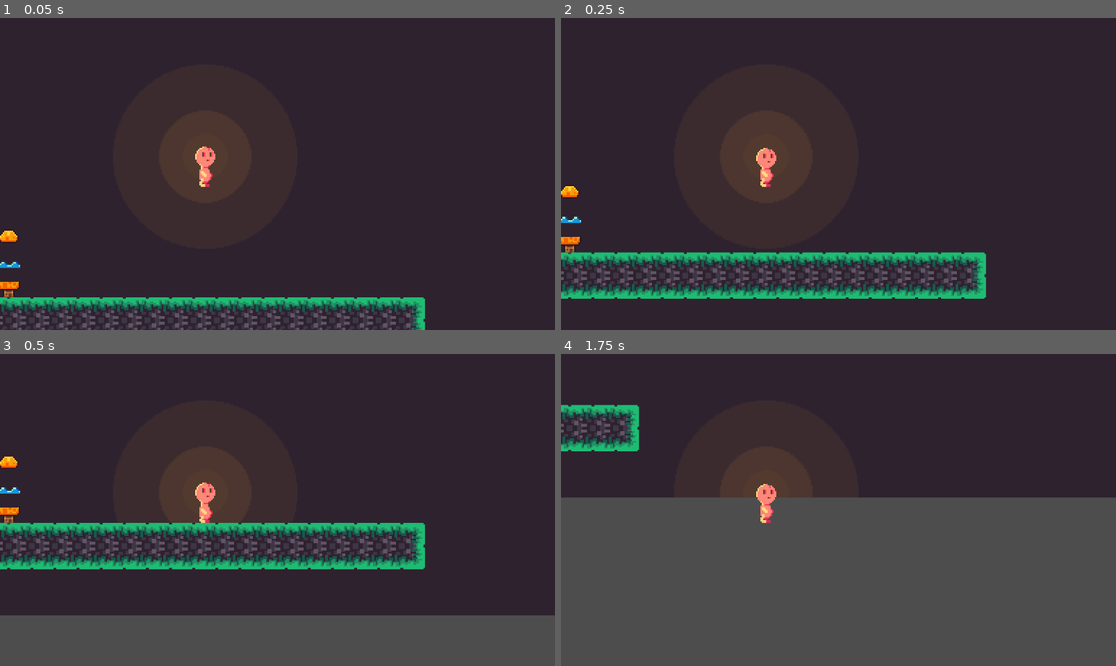
Above: before the commit, frames 1-4 (two rows, left to right).
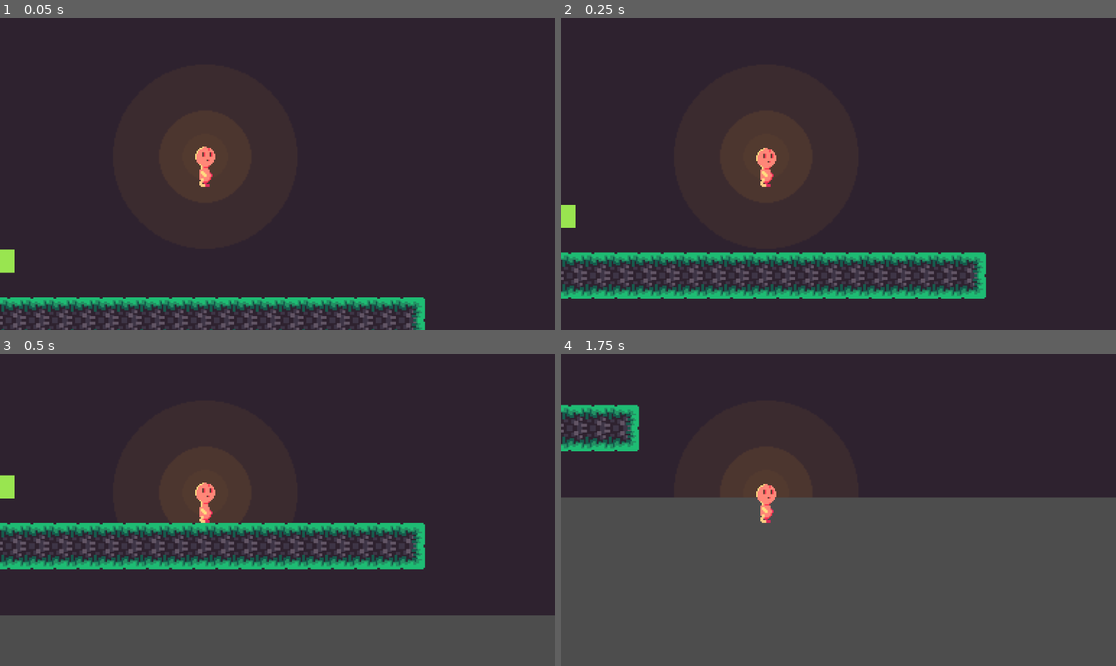
Above: after the commit, the same moments.

Repository: LucasKantola/Pirots-2-game-jam
Game: Godot game, scene res://Assets/Scenes/Main.tscn
The game is run twice, just before and just after one commit, with the same random seed, the same clock (stepped at 60 frames per second) and the same inputs.
Inputs:
- Up to frame 1 (0.05 s): no input
- Up to frame 2 (0.25 s): no input
- Up to frame 3 (0.5 s): no input
- Up to frame 4 (1.75 s): hold D (right) from 0.53 s (still down); tap W (up) at 0.6, 0.77, 1.07, 1.52, 1.55 s; tap Space (shoot) at 1.35 s

The runs differ from the first frame. In frame 1, 0.4% of the frame differs, in the area x 0-4%, y 68-90%; in frame 2, 0.4%; in frame 3, 0.4%, in the area x 0-4%, y 32-55%; in frame 4, nothing differs.

Commit message:
Linjer som inte ville ansluta

Diff:
--- /dev/null
+++ b/Assets/Scenes/Branch.tscn
@@ -0,0 +1,21 @@
+[gd_scene load_steps=4 format=3 uid="uid://bhcusxlsgqawr"]
+
+[ext_resource type="Texture2D" uid="uid://bnd0v3lthfwkm" path="res://Assets/Sprites/Sprite-0006.png" id="1_nv28i"]
+
+[sub_resource type="RectangleShape2D" id="RectangleShape2D_ests8"]
+size = Vector2(34, 2)
+
+[sub_resource type="AtlasTexture" id="AtlasTexture_e1ga5"]
+atlas = ExtResource("1_nv28i")
+region = Rect2(0, 16, 16, 16)
+
+[node name="Branch" type="StaticBody2D"]
+
+[node name="CollisionShape2D" type="CollisionShape2D" parent="."]
+shape = SubResource("RectangleShape2D_ests8")
+one_way_collision = true
+
+[node name="Sprite2D" type="Sprite2D" parent="."]
+texture_filter = 1
+scale = Vector2(2, 1)
+texture = SubResource("AtlasTexture_e1ga5")
--- a/Assets/Scenes/Main.tscn
+++ b/Assets/Scenes/Main.tscn
@@ -1196,13 +1196,20 @@
 EnemyType = 1
 
 [node name="Plant" parent="." instance=ExtResource("6_i4rig")]
-position = Vector2(173, 87)
+position = Vector2(171, 87)
 
 [node name="Plant2" parent="." instance=ExtResource("6_i4rig")]
-position = Vector2(256, 536)
+position = Vector2(252, 535)
+platforms = [{
+"position": Vector2(50, 90),
+"rendered": false
+}, {
+"position": Vector2(-40, 50),
+"rendered": false
+}]
 
 [node name="Plant3" parent="." instance=ExtResource("6_i4rig")]
 position = Vector2(1, 536)
 
 [node name="Room1" parent="." instance=ExtResource("8_8fdbn")]
-position = Vector2(1194, 215)
+position = Vector2(1211, 156)
--- a/Assets/Scenes/plant.tscn
+++ b/Assets/Scenes/plant.tscn
@@ -1,34 +1,31 @@
 [gd_scene load_steps=7 format=3 uid="uid://dngnfi8yrwdev"]
 
 [ext_resource type="Script" path="res://Assets/Scripts/plant.gd" id="1_la7jf"]
-[ext_resource type="Texture2D" uid="uid://fq6s30jbt68e" path="res://Assets/Sprites/brackeys_platformer_assets/sprites/world_tileset.png" id="2_2yoat"]
 [ext_resource type="Shader" path="res://Assets/Shaders/Plant.gdshader" id="2_8oa7u"]
+[ext_resource type="PackedScene" uid="uid://bhcusxlsgqawr" path="res://Assets/Scenes/Branch.tscn" id="2_hvq7t"]
+[ext_resource type="Texture2D" uid="uid://dj1vxfbqpinmx" path="res://Assets/Sprites/images.png" id="4_28y33"]
 
 [sub_resource type="RectangleShape2D" id="RectangleShape2D_tnyb6"]
-size = Vector2(20, 11)
+size = Vector2(20, 8)
 
 [sub_resource type="ShaderMaterial" id="ShaderMaterial_vf3n7"]
 shader = ExtResource("2_8oa7u")
 
-[sub_resource type="AtlasTexture" id="AtlasTexture_77pw8"]
-atlas = ExtResource("2_2yoat")
-region = Rect2(80, 48, 16, 48)
-
 [node name="Plant" type="Node2D"]
 script = ExtResource("1_la7jf")
+branchScene = ExtResource("2_hvq7t")
 
 [node name="Area2D" type="Area2D" parent="."]
 collision_layer = 2147483648
 collision_mask = 2147483648
 
 [node name="CollisionShape2D" type="CollisionShape2D" parent="Area2D"]
-position = Vector2(0, 18.5)
+position = Vector2(0, 4)
 shape = SubResource("RectangleShape2D_tnyb6")
 
 [node name="Sprite2D" type="Sprite2D" parent="."]
 texture_filter = 1
 material = SubResource("ShaderMaterial_vf3n7")
-scale = Vector2(1.00069, 1.07271)
-texture = SubResource("AtlasTexture_77pw8")
+texture = ExtResource("4_28y33")
 
 [connection signal="body_entered" from="Area2D" to="." method="bodyEntered"]
--- a/Assets/Scripts/plant.gd
+++ b/Assets/Scripts/plant.gd
@@ -4,24 +4,22 @@
 @onready var collider = $Area2D/CollisionShape2D
 @export var maxHeight = 100
 @export var growthRate = 1.1
+@export var defaultOffset := 10.0
 
 var currentHeight
+
+@export var branchScene: PackedScene = load("res://Assets/Scenes/Branch.tscn")
 
 @export var platforms: Array = [
     {
         "position": Vector2(10, 20),
-        "size": Vector2(20, 10),
-        "texture": "res://Assets/Sprites/Sprite-0006.png",
         "rendered": false
     },
     {
         "position": Vector2(-10, 40),
-        "size": Vector2(20, 10),
-        "texture": "res://Assets/Sprites/Sprite-0006.png",
         "rendered": false
     }
 ]
-
 
 func _ready():
     currentHeight = sprite.get_rect().size.y
@@ -29,16 +27,33 @@
 func bodyEntered(body: Node2D) -> void:
     if body.is_in_group("Drop"):
         if currentHeight < maxHeight:
+            var lastHeight = currentHeight
             currentHeight *= growthRate
             sprite.scale.y *= growthRate
-            sprite.position.y -= currentHeight * (growthRate - 1)
+            sprite.position.y -= (currentHeight - lastHeight) / 2
 
         for platform in platforms:
             if currentHeight >= platform["position"].y:
                 if not platform["rendered"]:
                     platform["rendered"] = true
-                    var platformSprite = Sprite2D.new()
-                    platformSprite.texture = load(platform["texture"])
-                    platformSprite.position = platform["position"]
-                    platformSprite.scale = platform["size"]
-                    add_child(platformSprite)
+                    var platformScene = branchScene.instantiate()
+                    platformScene.position = Vector2(platform["position"].x, platform["position"].y * -1)
+                    add_child(platformScene)
+    queue_redraw()
+
+func _draw():
+    for platform in platforms:
+        if currentHeight >= platform["position"].y - defaultOffset:
+            var bottomPos = Vector2(0, -platform["position"].y + defaultOffset)
+            print("bottomPos: ", bottomPos)
+            var topPos = platform["position"]
+
+            # Calculate the direction vector and the maximum distance the line can grow
+            var direction = bottomPos.direction_to(platform["position"])
+            var maxDistance = min(currentHeight, bottomPos.distance_to(platform["position"]))
+
+            # Calculate the end point of the line based on the max distance
+            var endPos = bottomPos + direction * maxDistance
+            endPos.y *= -1
+
+            draw_line(bottomPos, endPos, Color(1, 1, 1), 1)
--- a/project.godot
+++ b/project.godot
@@ -78,4 +78,6 @@
 
 [layer_names]
 
+2d_physics/layer_1="Ground"
+2d_physics/layer_2="Player"
 2d_physics/layer_32="Water Particle"
Not shown: 1 places in Assets/Scenes/Rooms/room_2.tscn that only renumber resources
Not shown: 1 places in Assets/Scenes/Rooms/room_3.tscn that only renumber resources
Binary file added: Assets/Sprites/images.png
Not shown, added: Assets/Sprites/images.png.import
